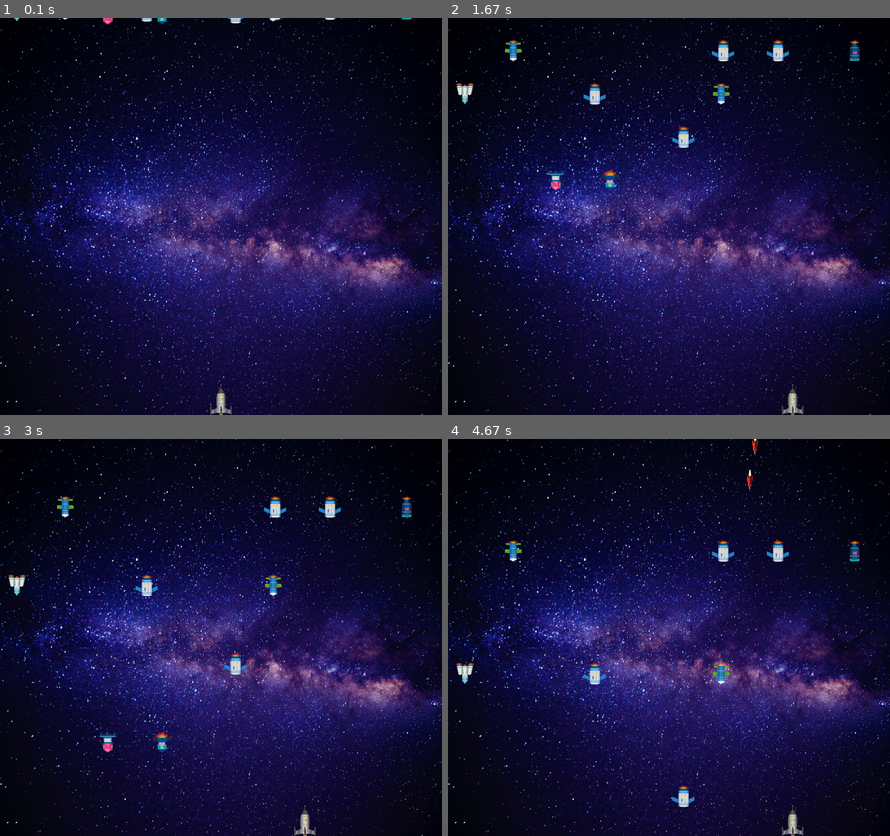
Above: before the commit, frames 1-4 (two rows, left to right).
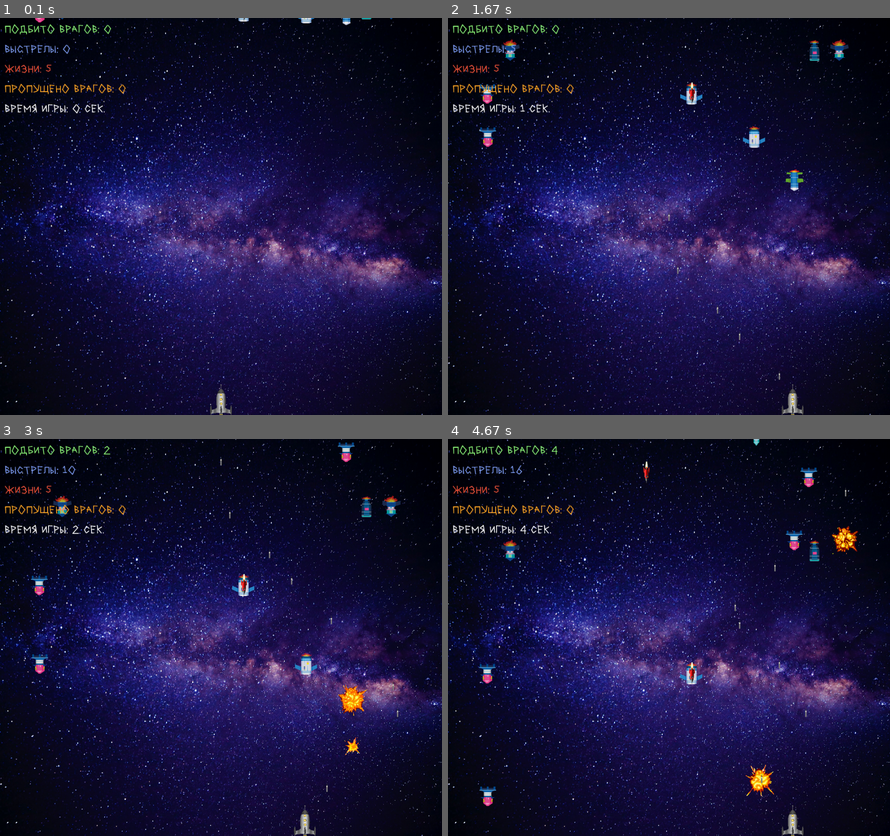
Above: after the commit, the same moments.

Repository: PavelPotapov/shooter-game-pygame
Game: pygame game, started from shooter_game.py
Same seed, same stepped clock (60 frames per second), same inputs: the game is played once before the commit and once after it.
Inputs:
- Up to frame 1 (0.1 s): no input
- Up to frame 2 (1.67 s): tap Space at 0.33, 0.73, 1.03, 1.23, 1.53 s; hold R 0.67-1.13 s; hold D 0.67-1.13 s; hold D 1.17-1.63 s
- Up to frame 3 (3 s): hold D 1.67-2.13 s; tap Space at 1.73, 2.03, 2.23, 2.53, 2.8 s; hold A 2.17-2.7 s; hold A from 2.73 s (still down)
- Up to frame 4 (4.67 s): tap Space at 3.1, 3.23, 3.53, 3.9, 4.2, 4.4 s; release A at 3.13 s; hold D 3.17-3.8 s; hold A 3.83-4.3 s; hold D from 4.33 s (still down)

The runs differ from the first frame. In frame 1, 1.1% of the frame differs, in the area x 1-94%, y 0-25%; in frame 2, 3.0%; in frame 3, 3.4%, in the area x 1-94%, y 0-89%; in frame 4, 3.3%.

Commit message:
last commit

Diff:
--- a/base.py
+++ b/base.py
@@ -1,6 +1,8 @@
 import pygame
 from vars import *
 from random import randint
+import vars
+import os
 
 
 class GameSprite(pygame.sprite.Sprite):
@@ -16,6 +18,32 @@
 
     def draw(self, win):
         win.blit(self.image, (self.rect.x, self.rect.y))
+
+
+class Animation():
+    def __init__(self, folder_name, x, y, sizes, ratio=5):
+        self.images = os.listdir(folder_name)
+        self.current_image = pygame.transform.scale(
+            pygame.image.load(folder_name + "/" + self.images[0]), sizes)
+        self.rect = self.current_image.get_rect()
+        self.rect.x = x
+        self.rect.y = y
+        self.sizes = sizes
+        self.number_image = 0
+        self.ratio = ratio
+        self.folder_name = folder_name
+        self.isKilled = False
+
+    def show_animation(self):
+        self.number_image += 1
+        if self.number_image >= len(self.images) * self.ratio:
+            self.isKilled = True
+        else:
+            self.current_image = pygame.transform.scale(
+                pygame.image.load(self.folder_name + "/" + self.images[self.number_image // self.ratio]), self.sizes)
+
+    def draw(self, win):
+        win.blit(self.current_image, (self.rect.x, self.rect.y))
 
 
 class Hero(GameSprite):
@@ -36,13 +64,48 @@
             if self.rect.x > WIDTH - self.height // 2:
                 self.rect.x = -self.height // 2
 
+    def shoot(self):
+        return Bullet(f"./img/{B_IMAGE}", self.rect.x + self.width // 2 - B_SIZE[0] // 2, self.rect.y, B_SPEED, B_SIZE)
+
+
+class Bullet(GameSprite):
+    def update(self):
+        self.rect.y -= self.speed
+        if self.rect.y < -self.height:
+            self.kill()
+
+
+class EnemiesInfo:
+    LOSE_ENEMIES = 0
+
 
 class Enemy(GameSprite):
     def update(self):
         self.rect.y += self.speed
         if self.rect.y > HEIGHT:
+            EnemiesInfo.LOSE_ENEMIES += 1
             self.rect.x = randint(0, WIDTH - self.width)
             self.rect.y = -self.height
             self.speed = randint(1, 4)
             self.image = pygame.transform.scale(pygame.image.load(
                 f"./img/{E_IMAGES[randint(0, len(E_IMAGES) - 1)]}"), (self.width, self.height))
+
+
+class TextHelper():
+    def __init__(self, x, y, size, color_text, text, font=None):
+        self.font = pygame.font.Font(font, size)
+        self.text = self.font.render(text, True, color_text)
+        self.message = text
+        self.x = x
+        self.y = y
+        self.color_text = color_text
+
+    def rerender(self, new_text):
+        self.text = self.font.render(new_text, True, self.color_text)
+
+    def change_color(self, new_color):
+        self.color_text = new_color
+        self.rerender(self.message)
+
+    def draw(self, window):
+        window.blit(self.text, (self.x, self.y))
--- a/shooter_game.py
+++ b/shooter_game.py
@@ -3,6 +3,7 @@
 from vars import *
 import music
 from base import *
+from time import time
 
 
 pygame.init()
@@ -17,32 +18,159 @@
 # игровой таймер
 clock = pygame.time.Clock()
 
+# работа со шрифтами
+text_shoot_count = TextHelper(x=10, y=10, size=25, color_text=(
+    139, 240, 119), text=f"Подбито врагов: {SHOOT_COUNT}", font="./fonts/customFont1.ttf")
+text_shoots = TextHelper(x=10, y=10 + 45 * 1, size=25, color_text=(
+    127, 156, 240), text=f"Выстрелы: {SHOOTS}", font="./fonts/customFont1.ttf")
+text_health = TextHelper(x=10, y=10 + 45 * 2, size=25, color_text=(
+    237, 82, 57), text=f"Жизни: {SHOOTS}", font="./fonts/customFont1.ttf")
+text_lose_enemies = TextHelper(x=10, y=10 + 45 * 3, size=25, color_text=(
+    250, 163, 37), text=f"Пропущено врагов: {EnemiesInfo.LOSE_ENEMIES}", font="./fonts/customFont1.ttf")
+text_time = TextHelper(x=10, y=10 + 45 * 4, size=25, color_text=(
+    255, 255, 255), text=f"Время игры: {TIME}", font="./fonts/customFont1.ttf")
+text_win = TextHelper(x=WIDTH // 2 - 130, y=HEIGHT // 2 - 50 // 2, size=50, color_text=(
+    0, 255, 0), text="ТЫ ПОБЕДИЛ", font="./fonts/customFont1.ttf")
+text_lose = TextHelper(x=WIDTH // 2 - 130, y=HEIGHT // 2 - 50 // 2, size=50, color_text=(
+    255, 0, 0), text="ТЫ ПРОИГРАЛ", font="./fonts/customFont1.ttf")
+text_restart = TextHelper(x=WIDTH // 2 - 185, y=HEIGHT // 2 + 50, size=25, color_text=(
+    255, 255, 255), text="Нажми R чтобы начать заново", font="./fonts/customFont1.ttf")
+
+
 hero = Hero(f"./img/{R_IMG}", R_X, R_Y, R_SPEED, R_SIZE)
 enemies_group = pygame.sprite.Group()
+bullets_group = pygame.sprite.Group()
+animations = []
 
+
+def create_enemy():
+    enemy = Enemy(f"./img/{E_IMAGES[randint(0, len(E_IMAGES) - 1)]}",
+                  randint(0, WIDTH - E_SIZE[0]), -E_SIZE[1], randint(1, 4), E_SIZE)
+    enemies_group.add(enemy)
 
 def create_enemies():
     for i in range(E_COUNTS):
-        enemy = Enemy(f"./img/{E_IMAGES[randint(0, len(E_IMAGES) - 1)]}", randint(
-            0, WIDTH - E_SIZE[0]), -E_SIZE[1], randint(1, 4), E_SIZE)
-        enemies_group.add(enemy)
-def check_click_cross():
-    global GAME
+        create_enemy()
+
+def check_events():
+    global GAME, SHOOTS
     # перебор событий внешнего мира
     for e in pygame.event.get():
         if e.type == pygame.QUIT:  # крестик
             GAME = False
+        if e.type == pygame.KEYDOWN:  # нажата ли клавиша
+            if e.key == pygame.K_SPACE:  # пробел ли
+                if (not FINISH):
+                    bullet = hero.shoot()
+                    SHOOTS += 1
+                    bullets_group.add(bullet)
+                    music.fire_sound.play()
+
+            if e.key == pygame.K_r:
+                if (FINISH):
+                    restart()
+
+def update_texts():
+    text_shoot_count.rerender(f"Подбито врагов: {SHOOT_COUNT}")
+    text_shoots.rerender(f"Выстрелы: {SHOOTS}")
+    text_health.rerender(f"Жизни: {HEALTHS}")
+    text_lose_enemies.rerender(f"Пропущено врагов: {EnemiesInfo.LOSE_ENEMIES}")
+    text_time.rerender(f"Время игры: {TIME}")
+
+def draw_texts():
+    text_shoot_count.draw(window)
+    text_shoots.draw(window)
+    text_health.draw(window)
+    text_lose_enemies.draw(window)
+    text_time.draw(window)
+
+def check_collide_bullets():
+    global SHOOT_COUNT
+    # проверяем столкновения группы врагов с группой пулек, значения True и True означают, что и враг и пулька должны уничтожиться
+    collisions = pygame.sprite.groupcollide(
+        enemies_group, bullets_group, True, True)
+
+    for enemy, bullet in collisions.items():
+        SHOOT_COUNT += 1
+        animation = Animation("img/animation_images",
+                              enemy.rect.x, enemy.rect.y, (75, 75), ratio=8)
+        animations.append(animation)
+        create_enemy()  # создаем нового врага, потому что одного уже уничтожили, должен быть баланс врагов во вселенной
+
+
+def check_collide_hero():
+    global HEALTHS
+    collisions = pygame.sprite.spritecollide(hero, enemies_group, True)
+    for enemy in collisions:
+        HEALTHS -= 1
+        create_enemy()  # создаем нового врага, потому что одного уже уничтожили, должен быть баланс врагов во вселенной
+
+def check_win():
+    global SHOOT_COUNT, COUNT_ENEMIES_TO_WIN, FINISH
+    if SHOOT_COUNT >= COUNT_ENEMIES_TO_WIN:
+        text_win.draw(window)
+        text_restart.draw(window)
+        FINISH = True
+
+def check_lose():
+    global COUNT_ENEMIES_TO_LOSE, FINISH, HEALTHS
+    if EnemiesInfo.LOSE_ENEMIES >= COUNT_ENEMIES_TO_LOSE or HEALTHS <= 0:
+        text_lose.draw(window)
+        text_restart.draw(window)
+        FINISH = True
+
+def restart():
+    global SHOOT_COUNT,  COUNT_ENEMIES_TO_WIN, COUNT_ENEMIES_TO_LOSE, HEALTHS, SHOOTS, TIME, start_time, FINISH
+    SHOOT_COUNT = 0  # кол-во подбитых врагов
+    COUNT_ENEMIES_TO_WIN = 30  # столько врагов нужно подбить, чтобы победить
+    COUNT_ENEMIES_TO_LOSE = 5  # столько врагов нужно подбить, чтобы победить
+    EnemiesInfo.LOSE_ENEMIES = 0
+    HEALTHS = 5  # жизни
+    SHOOTS = 0  # сделанные выстрелы
+    TIME = 0  # Время игры
+    start_time = time()
+    enemies_group.empty()
+    bullets_group.empty()
+    create_enemies()
+    hero.rect.x = R_X
+    hero.rect.y = R_Y
+    FINISH = False
+
+def check_animation():
+    for animation in animations:
+        animation.draw(window)
+        animation.show_animation()
+        if (animation.isKilled):
+            animations.remove(animation)
+
 
 create_enemies()
+start_time = time()
 while GAME:
-    check_click_cross()
-    window.blit(background_image, (0, 0))  # отобразили задний фон
+    check_events()
+    if (not FINISH):
+        window.blit(background_image, (0, 0))  # отобразили задний фон
 
-    hero.draw(window)  # отобразили главного героя
-    hero.move()
+        check_animation()
 
-    enemies_group.draw(window)
-    enemies_group.update()
+        hero.draw(window)  # отобразили главного героя
+        hero.move()
 
-    clock.tick(FPS)
+        enemies_group.draw(window)
+        enemies_group.update()
+
+        bullets_group.draw(window)
+        bullets_group.update()
+
+        check_collide_bullets()  # проверка на столкновение с пульками
+        check_collide_hero()  # проверка на столкновение с героем
+
+        check_win()
+        check_lose()
+
+        clock.tick(FPS)
+        end_time = time()
+        TIME = str(int(end_time - start_time)) + " сек."
+    update_texts()
+    draw_texts()
     pygame.display.update()
--- a/vars.py
+++ b/vars.py
@@ -20,3 +20,15 @@
 E_COUNTS = 10  # кол-во врагов
 E_SIZE = (50, 50)
 E_IMAGES = [f"enemies/ufo{i}.png" for i in range(1, 8)]
+
+#ПУЛЯ
+B_SIZE = (10, 20)
+B_IMAGE = "bullet.png"
+B_SPEED = 5
+
+SHOOT_COUNT = 0 #кол-во подбитых врагов
+COUNT_ENEMIES_TO_WIN = 30 #столько врагов нужно подбить, чтобы победить
+COUNT_ENEMIES_TO_LOSE = 30 #столько врагов нужно пропустить, чтобы проиграть
+HEALTHS = 5 #жизни
+SHOOTS = 0 #сделанные выстрелы
+TIME = 0 #Время игры
Binary file added: fonts/customFont1.ttf
Binary file added: fonts/customFont2.ttf
Binary file added: img/animation_images/anim11.png
Binary file added: img/animation_images/anim12.png
Binary file added: img/animation_images/anim13.png
Binary file added: img/animation_images/anim14.png
Binary file added: img/animation_images/anim21.png
Binary file added: img/animation_images/anim22.png
Binary file added: img/animation_images/anim23.png
Binary file added: img/animation_images/anim24.png
Binary file added: img/animation_images/anim31.png
Binary file added: img/animation_images/anim32.png
(and 6 more such lines)
